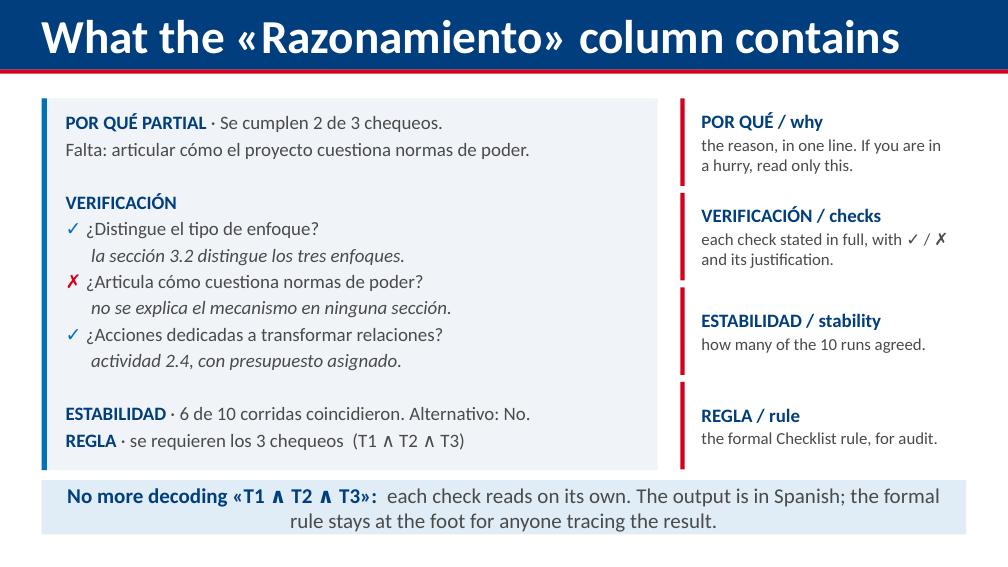
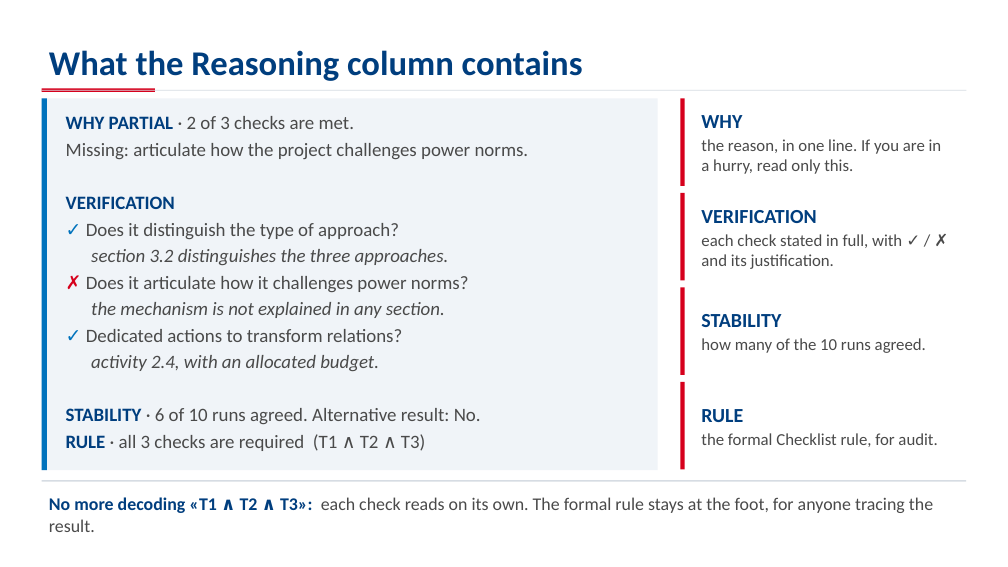
Before and after one commit to aevpsnow6-oss/deploy, a slide deck: slide 29 of presentation/capacitacion_appraisal/ILO_Appraisal_GPT_Training_Ahmed_EN.pptx (slide 24 before the commit). Drawn at 1008x567 pixels with LibreOffice and Linux fonts; fonts in the diff are those of the drawing. Boxes give left, top, right and bottom in pixels: in the first picture for what was removed or moved away, otherwise in the second. Text is boxed around its words. In the diff, an @@ line names an element or a change of style, - is before the commit and + after.

```diff
--- a/presentation/capacitacion_appraisal/ILO_Appraisal_GPT_Training_Ahmed_EN.pptx
+++ b/presentation/capacitacion_appraisal/ILO_Appraisal_GPT_Training_Ahmed_EN.pptx
@@ rectangle removed at <box>0,0,1008,70</box> @@
@@ text at <box>49,50,583,81</box>: text changed; size 45 to 33 pt; text colour #FFFFFF to #003E7E @@
-What the «Razonamiento» column contains
+What the Reasoning column contains
@@ rectangle added at <box>42,88,155,91</box>, fill #D6001C @@
@@ rectangle: place and size @@
-rectangle at <box>0,70,1008,74</box>
+rectangle at <box>42,90,966,91</box>
@@ rectangle at <box>42,90,966,91</box>: fill #D6001C to #D6DCE3 @@
@@ text at <box>66,116,529,451</box>: text changed @@
-POR QUÉ PARTIAL · Se cumplen 2 de 3 chequeos.
-Falta: articular cómo el proyecto cuestiona normas de poder.
-VERIFICACIÓN
-✓ ¿Distingue el tipo de enfoque?
-la sección 3.2 distingue los tres enfoques.
-✗ ¿Articula cómo cuestiona normas de poder?
-no se explica el mecanismo en ninguna sección.
-✓ ¿Acciones dedicadas a transformar relaciones?
-actividad 2.4, con presupuesto asignado.
-ESTABILIDAD · 6 de 10 corridas coincidieron. Alternativo: No.
-REGLA · se requieren los 3 chequeos (T1 ∧ T2 ∧ T3)
+WHY PARTIAL · 2 of 3 checks are met.
+Missing: articulate how the project challenges power norms.
+VERIFICATION
+✓ Does it distinguish the type of approach?
+section 3.2 distinguishes the three approaches.
+✗ Does it articulate how it challenges power norms?
+the mechanism is not explained in any section.
+✓ Dedicated actions to transform relations?
+activity 2.4, with an allocated budget.
+STABILITY · 6 of 10 runs agreed. Alternative result: No.
+RULE · all 3 checks are required (T1 ∧ T2 ∧ T3)
@@ text at <box>701,115,742,128</box>: text changed; size 18 to 19 pt @@
-POR QUÉ / why
+WHY
@@ text at <box>701,210,816,223</box>: text changed; size 18 to 19 pt @@
-VERIFICACIÓN / checks
+VERIFICATION
@@ text at <box>701,314,781,327</box>: text changed; size 18 to 19 pt @@
-ESTABILIDAD / stability
+STABILITY
@@ text at <box>701,409,743,422</box>: text changed; size 18 to 19 pt @@
-REGLA / rule
+RULE
@@ text "No more decoding «T1 ∧ ...": place and size @@
-text "No more decoding «T1 ∧ ..." at <box>42,480,966,535</box>
+text "No more decoding «T1 ∧ ..." at <box>49,497,933,532</box>
@@ text "No more decoding «T1 ∧ ..." at <box>49,497,933,532</box>: vertical alignment middle to top; fill #E0ECF6 to none @@
@@ rectangle added at <box>42,480,966,482</box>, fill #D6DCE3 @@
@@ text at <box>49,497,933,532</box>: text changed; size 20 to 17 pt @@
-No more decoding «T1 ∧ T2 ∧ T3»: each check reads on its own. The output is in Spanish; the formal rule stays at the foot for anyone tracing the result.
+No more decoding «T1 ∧ T2 ∧ T3»: each check reads on its own. The formal rule stays at the foot, for anyone tracing the result.
```
Also in this commit, not shown: 26 other slides changed, 6 slides added, 5 other files.
